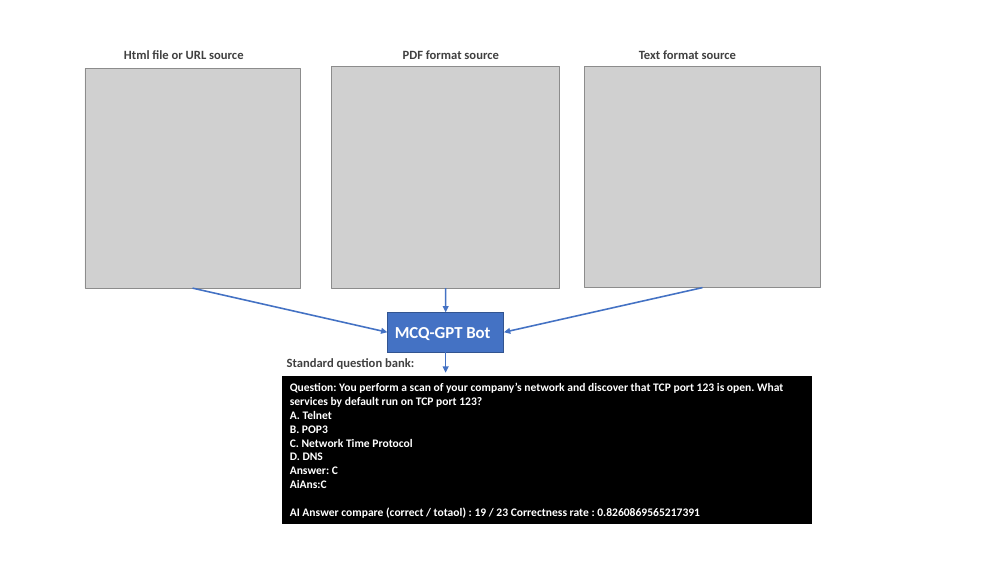
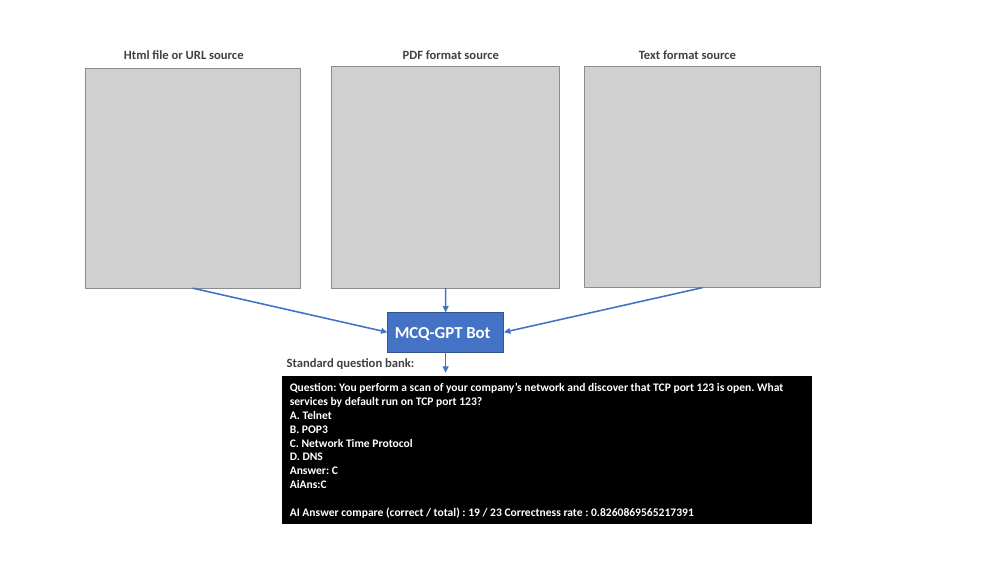
Before and after one commit to LiuYuancheng/MCQ-GPT-Bot, a slide deck: slide 3 of doc/designDoc.pptx. Drawn at 1008x567 pixels with LibreOffice and Linux fonts; fonts in the diff are those of the drawing; grey boxes stand for pictures. Boxes give left, top, right and bottom in pixels: in the first picture for what was removed or moved away, otherwise in the second. Text is boxed around its words. In the diff, an @@ line names an element or a change of style, - is before the commit and + after.

```diff
--- a/doc/designDoc.pptx
+++ b/doc/designDoc.pptx
@@ text in rectangle at box(290, 507, 694, 518): text changed @@
-AI Answer compare (correct / totaol) : 19 / 23 Correctness rate : 0.8260869565217391
+AI Answer compare (correct / total) : 19 / 23 Correctness rate : 0.8260869565217391
```
Also in this commit, not shown: 6 other files.
